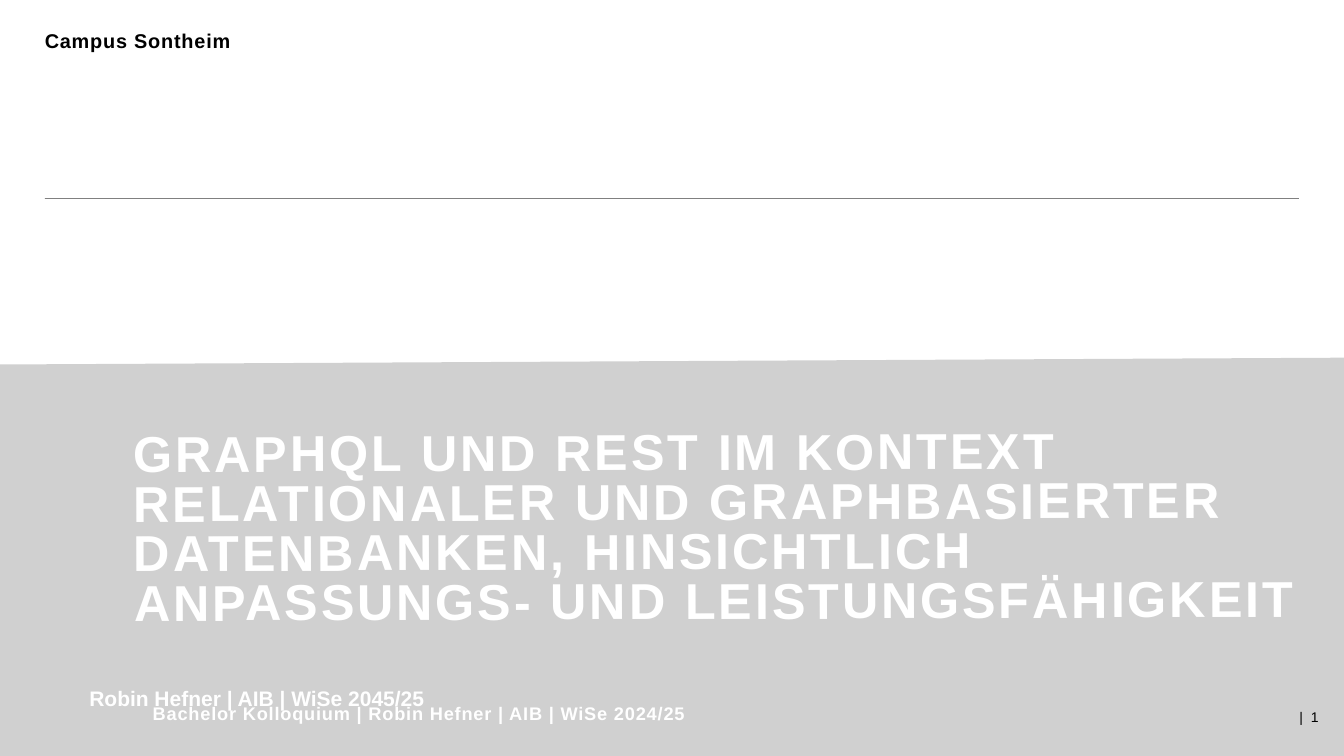
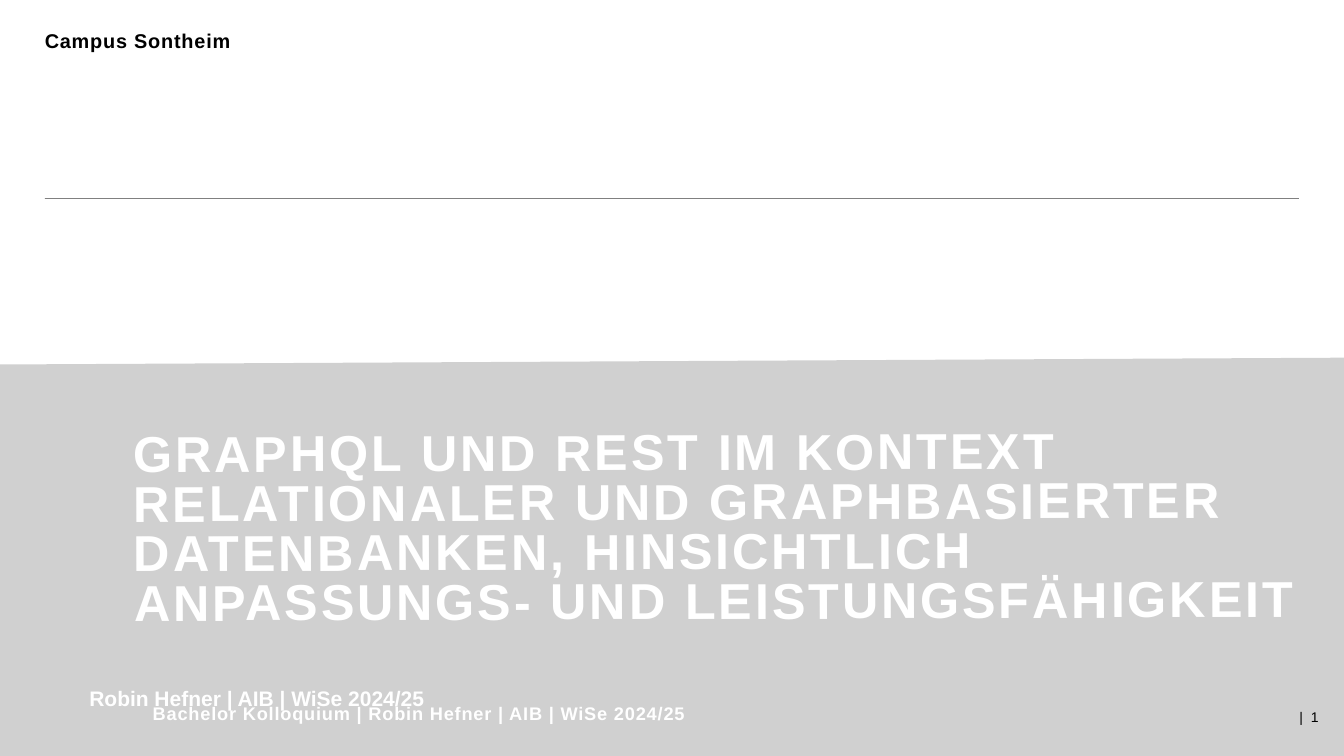
Before and after one commit to D4rkm4n215/Bachelorthesis, a slide deck: slide 1 of Thesis/Kolloquium/Präsentation_Hefner_Robin_206488.odp. Drawn at 1344x756 pixels with LibreOffice and Linux fonts; fonts in the diff are those of the drawing; grey boxes stand for pictures; background and template pictures are left out. Boxes give left, top, right and bottom in pixels: in the first picture for what was removed or moved away, otherwise in the second. Text is boxed around its words. In the diff, an @@ line names an element or a change of style, - is before the commit and + after.

```diff
--- a/Thesis/Kolloquium/Präsentation_Hefner_Robin_206488.odp
+++ b/Thesis/Kolloquium/Präsentation_Hefner_Robin_206488.odp
@@ text at (89,691,424,711): text changed @@
-Robin Hefner | AIB | WiSe 2045/25
+Robin Hefner | AIB | WiSe 2024/25
```
Also in this commit, not shown: 8 other slides changed, 4 slides added, 6 other files.
